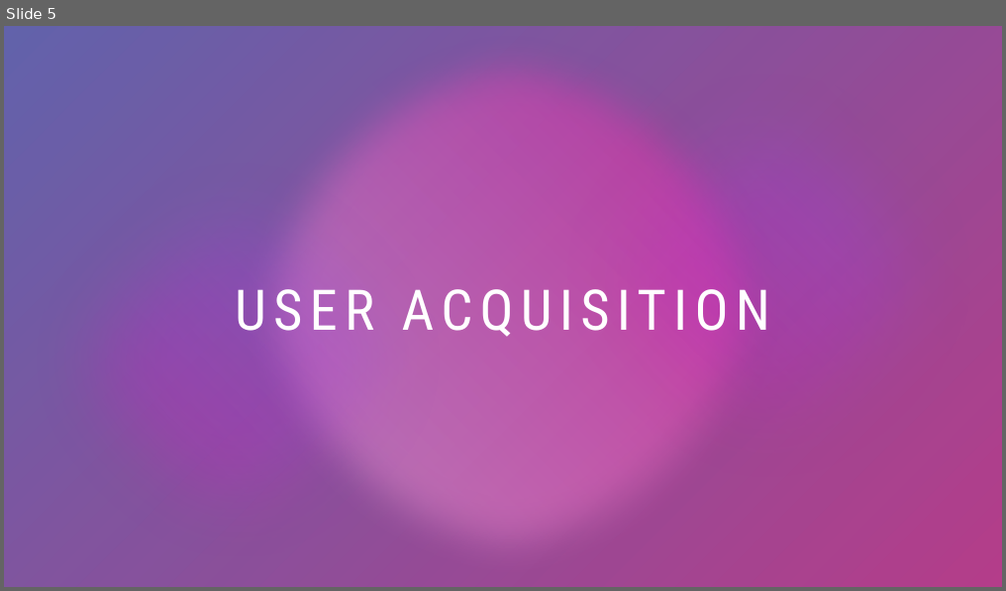
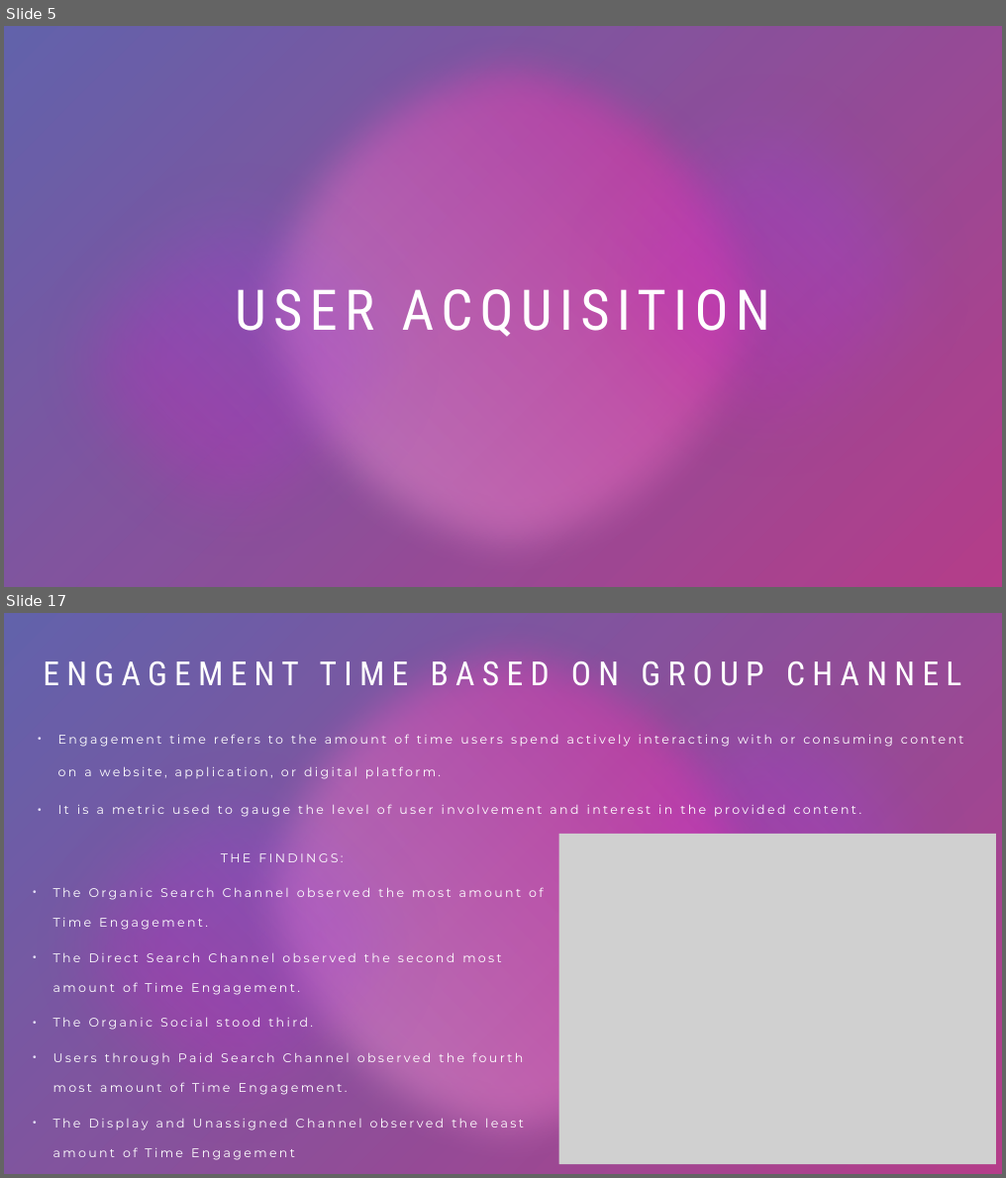
Before and after one commit to ShanmugavelS26/Promilo-Task, a slide deck: Promilo_Assignment(BA).pptx. Shown one above the other, each under a label of ours: slide 5 before the commit, slides 5 and 17 after it; the slides between them are not shown. The pictures are 1006x591 and 1006x1178 pixels, drawn with LibreOffice and Linux fonts; fonts in the diff are those of the drawing; grey boxes stand for pictures; background and template pictures are left out; a plain dark background stands for a picture behind light text. Boxes give left, top, right and bottom in pixels: in the first picture for what was removed or moved away, otherwise in the second. Text is boxed around its words. In the diff, an @@ line names an element or a change of style, - is before the commit and + after.

```diff
--- a/Promilo_Assignment(BA).pptx
+++ b/Promilo_Assignment(BA).pptx
@@ slide 17 added at [4,613,1002,1174], background picture (left out); not listed: 7 template elements that a slide beside it also shows @@
@@ title added at [43,662,961,686], 32 pt, text #FFFFFF @@
+ENGAGEMENT TIME BASED ON GROUP CHANNEL
@@ text added at [58,736,862,817], 12 pt, text #FFFFFF @@
+  • Engagement time refers to the amount of time users spend actively interacting with or consuming content on a website, application, or digital platform.
+  • It is a metric used to gauge the level of user involvement and interest in the provided content.
@@ picture added at [558,834,996,1164] @@
@@ text added at [54,854,543,1160], 12 pt, text #FFFFFF @@
+THE FINDINGS:
+  • The Organic Search Channel observed the most amount of Time Engagement.
+  • The Direct Search Channel observed the second most amount of Time Engagement.
+  • The Organic Social stood third.
+  • Users through Paid Search Channel observed the fourth most amount of Time Engagement.
+  • The Display and Unassigned Channel observed the least amount of Time Engagement
```
Also in this commit, not shown: 24 other slides added.
